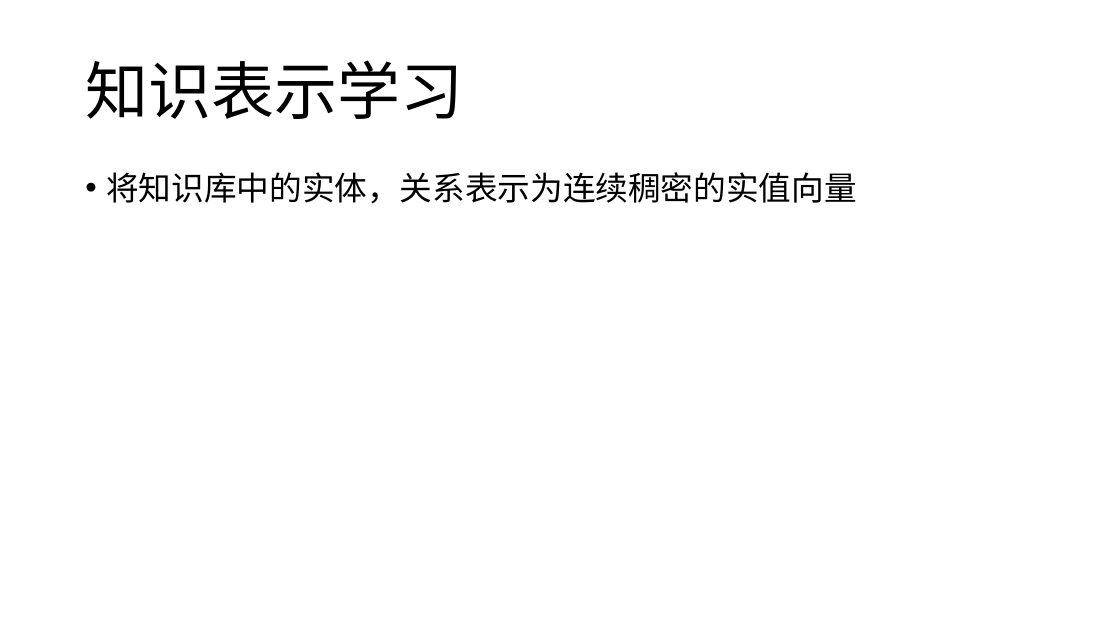
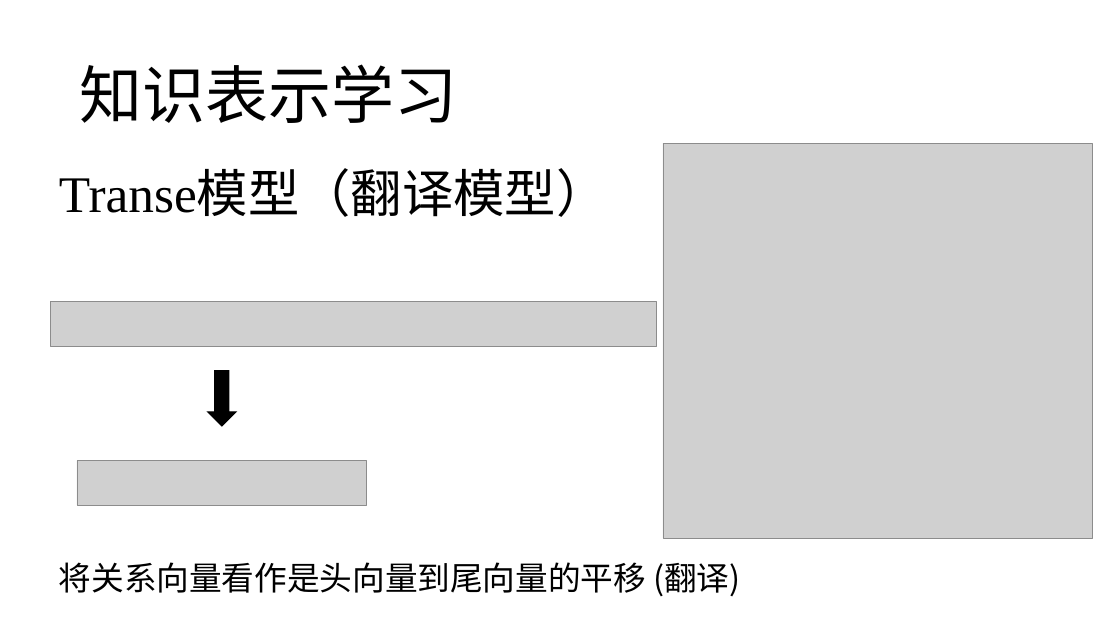
Before and after one commit to zyxdSTU/presetation, a slide deck: slide 8 of 知识表示学习/知识表示学习.pptx. Drawn at 1120x630 pixels with LibreOffice and Linux fonts; fonts in the diff are those of the drawing; grey boxes stand for pictures. Boxes give left, top, right and bottom in pixels: in the first picture for what was removed or moved away, otherwise in the second. Text is boxed around its words. In the diff, an @@ line names an element or a change of style, - is before the commit and + after.

```diff
--- a/知识表示学习/知识表示学习.pptx
+++ b/知识表示学习/知识表示学习.pptx
@@ title "知识表示学习": place and size @@
-title "知识表示学习" at [85,60,463,119]
+title "知识表示学习" at [80,64,458,123]
@@ picture added at [663,143,1092,538] @@
@@ text added at [59,172,608,217], 44 pt, text #000000 @@
+Transe模型（翻译模型）
@@ text removed at [106,172,856,204] @@
-• 将知识库中的实体，关系表示为连续稠密的实值向量
@@ picture added at [50,302,656,347] @@
@@ down arrow added at [208,371,235,426], fill #000000, outline #000000 1 pt @@
@@ picture added at [77,460,367,505] @@
@@ text added at [59,562,740,596], 28 pt, text #000000 @@
+将关系向量看作是头向量到尾向量的平移 (翻译)
```
Also in this commit, not shown: 6 other slides changed, 2 other files.
